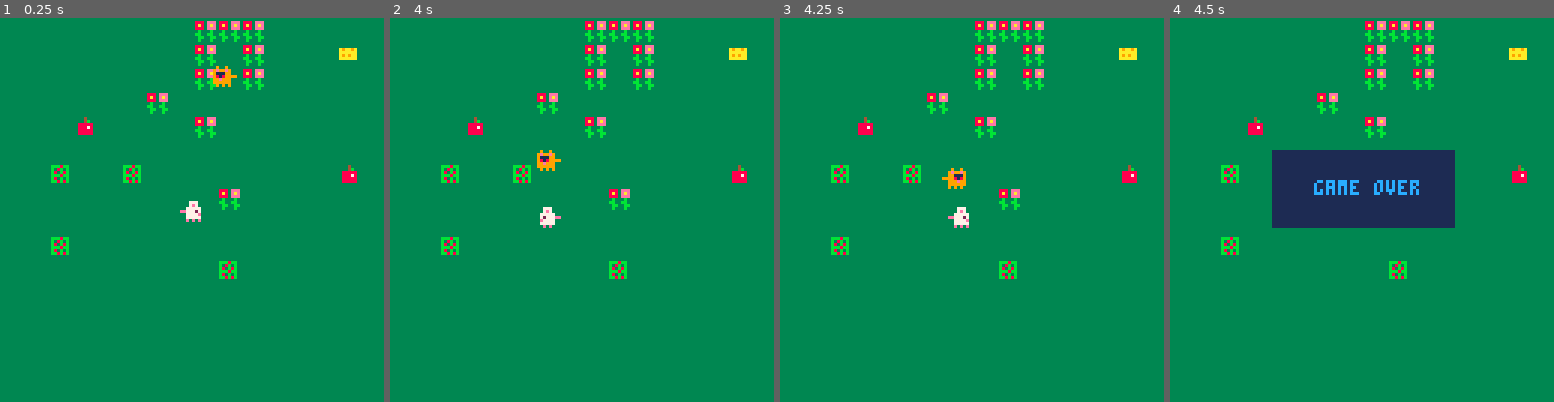
Above: before the commit, frames 1-4 (left to right).
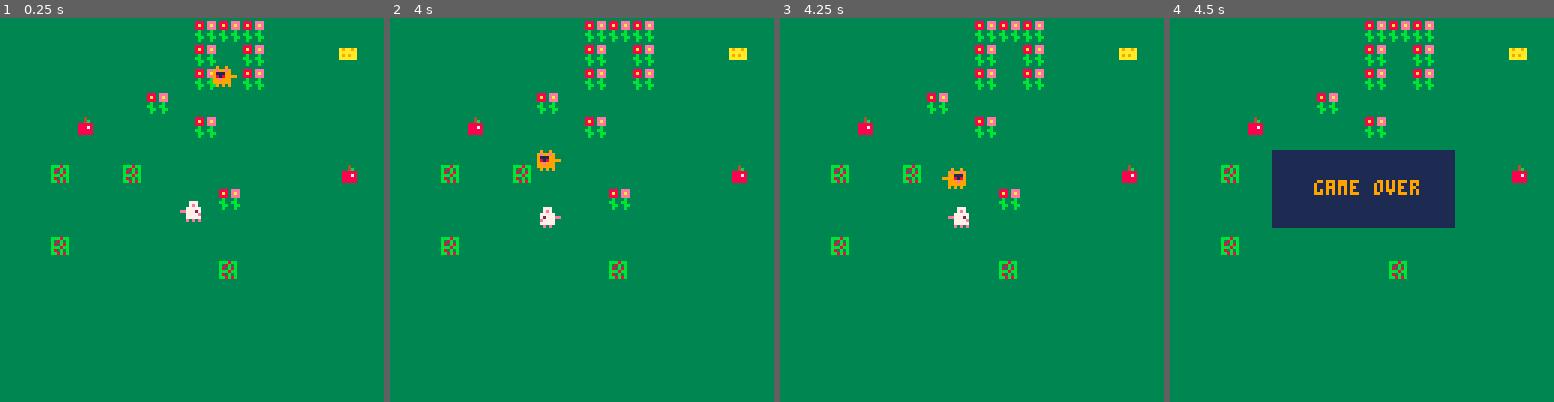
Above: after the commit, the same moments.

Repository: devarops/pico-8
Game: PICO-8 cartridge maya.p8
Two runs of this game, one before a commit and one after it. Both use one fixed random seed, a clock stepped at 60 frames per second and the inputs below.
Inputs:
- Up to frame 1 (0.25 s): no input
- Up to frame 2 (4 s): hold Right 1.6-2.1 s; hold Up 2.15-2.42 s; hold Right 2.47-3.03 s; hold Left 3.08-3.58 s; hold Down 3.63-3.97 s
- Up to frame 3 (4.25 s): hold Right from 4.02 s (still down)
- Up to frame 4 (4.5 s): keep holding Right

Frames 1-3 are identical in both runs. In frame 4, 0.5% of the frame differs, in the area x 37-65%, y 42-47%.

Commit message:
♻️ Refactor

Diff:
--- a/maya.p8
+++ b/maya.p8
@@ -54,6 +54,9 @@
     flip_y = false,
     energy = 0,
     cheese = 0,
+    update_position = function(self)
+      update_sprite_position(self, move_player)
+    end,
     draw = function(self)
       spr(self.sprite, self.x, self.y, 1, 1, self.flip_x)
     end
@@ -68,6 +71,12 @@
     sprite = 17,
     flip_x = false,
     dead = false,
+    update_position = function(self)
+      if not self.dead then
+        update_sprite_position(self, move_cat_x)
+        update_sprite_position(self, move_cat_y)
+      end
+    end,
     draw = function(self)
       spr(self.sprite, self.x, self.y, 1, 1, self.flip_x, self.dead)
     end
@@ -113,7 +122,7 @@
 -- update
 
 function update_position()
-  update_all_positions()
+  update_positions()
   keep_player_inside()
   update_all_frames()
 end
@@ -144,20 +153,10 @@
 -->8
 -- update helpers
 
-function update_all_positions()
-  update_player_position()
-  if not cat.dead then
-    update_cat_position()
-  end
-end
-
-function update_player_position()
-  update_sprite_position(player, move_player)
-end
-
-function update_cat_position()
-  update_sprite_position(cat, move_cat_x)
-  update_sprite_position(cat, move_cat_y)
+function update_positions()
+  for character in all(characters) do
+    character:update_position()
+  end
 end
 
 function update_sprite_position(obj, move)
@@ -370,7 +369,7 @@
   elseif game.is_lost then
     message = "game over"
   end
-  print(message, x1 + 14, y1 + 10, 12)
+  print(message, x1 + 14, y1 + 10, 9)
 end
 
 __gfx__
